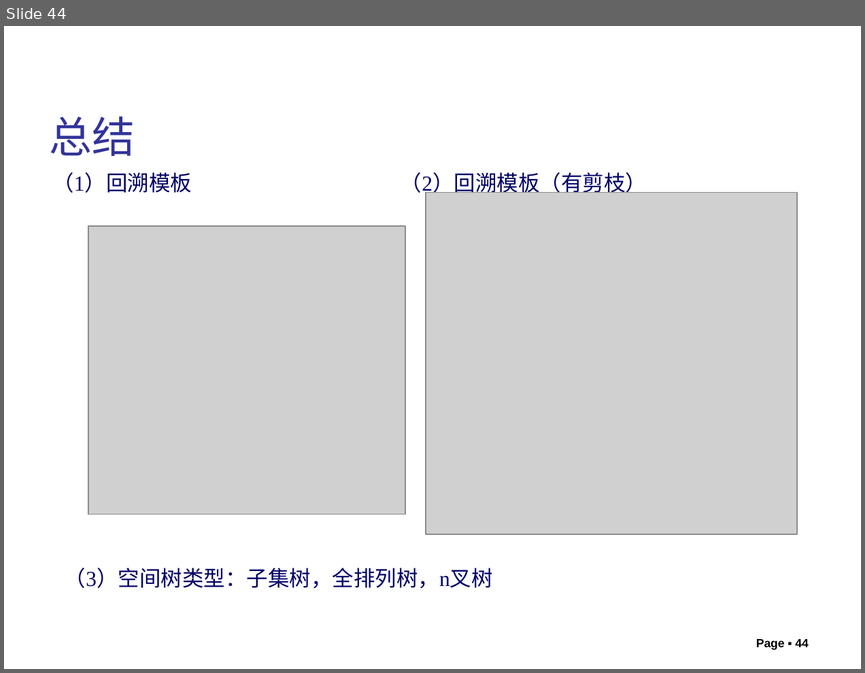
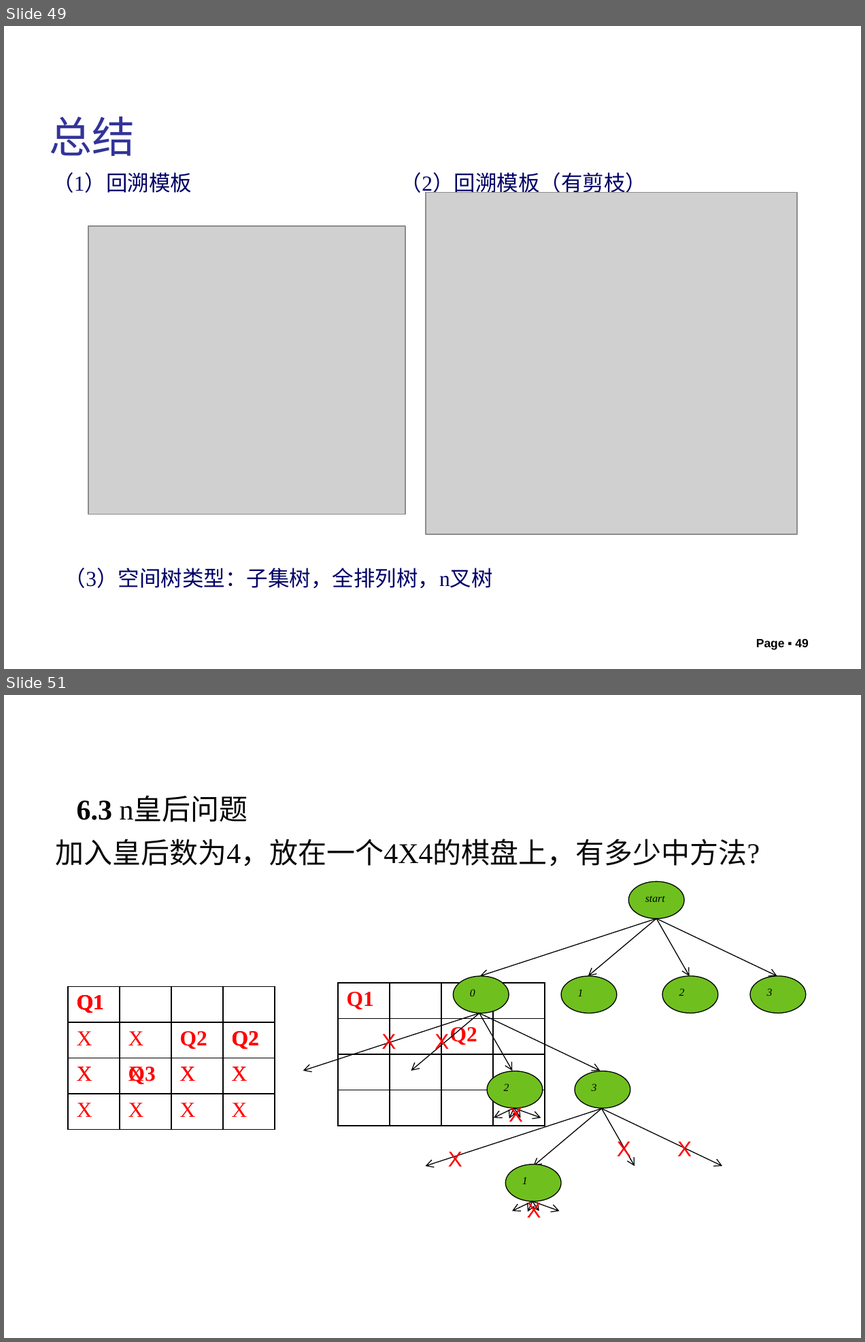
Before and after one commit to liutongling/DP, a slide deck: file/第6章 回朔法.pptx. Shown one above the other, each under a label of ours: slide 44 before the commit, slides 49 and 51 after it; the slides between them are not shown. The pictures are 865x673 and 865x1342 pixels, drawn with LibreOffice and Linux fonts; fonts in the diff are those of the drawing; grey boxes stand for pictures; background and template pictures are left out. Boxes give left, top, right and bottom in pixels: in the first picture for what was removed or moved away, otherwise in the second. Text is boxed around its words. In the diff, an @@ line names an element or a change of style, - is before the commit and + after.

```diff
--- a/file/第6章 回朔法.pptx
+++ b/file/第6章 回朔法.pptx
@@ slide 51 added at (4,695,861,1338), background #FFFFFF @@
@@ text added at (77,797,248,822), 24 pt, text #000000 @@
+6.3 n皇后问题
@@ text added at (55,838,759,866), 24 pt, text #080808 @@
+加入皇后数为4，放在一个4X4的棋盘上，有多少中方法?
@@ table added at (68,986,274,1130), 4 rows, 4 columns @@
+Q1 |  |  | 
+X | X |  | 
+ |  |  | 
+ |  |  | 
@@ table added at (68,986,274,1130), 4 rows, 4 columns @@
+Q1 |  |  | 
+ |  | Q2 | 
+X | X | X | X
+ |  |  | 
@@ table added at (68,986,274,1130), 4 rows, 4 columns @@
+Q1 |  |  | 
+ |  |  | Q2
+X |  |  | 
+ |  |  | 
@@ table added at (68,986,274,1130), 4 rows, 4 columns @@
+Q1 |  |  | 
+ |  |  | Q2
+ | Q3 |  | 
+X | X | X | X
@@ table added at (68,986,274,1130), 4 rows, 4 columns @@
+Q1 |  |  | 
+ |  |  | Q2
+ |  | X | X
+ |  |  | 
@@ table added at (338,983,544,1126), 4 rows, 4 columns @@
+Q1 |  |  | 
+ |  | Q2 | 
+ |  |  | 
+ |  |  | 
@@ text added at (381,1032,396,1053), 18 pt, text #FF0000 @@
+X
@@ text added at (434,1032,449,1053), 18 pt, text #FF0000 @@
+X
@@ text added at (509,1104,523,1125), 18 pt, text #FF0000 @@
+X
@@ text added at (617,1139,631,1160), 18 pt, text #FF0000 @@
+X
@@ text added at (677,1141,691,1156), 18 pt, text #FF0000 @@
+X
@@ text added at (448,1151,462,1166), 18 pt, text #FF0000 @@
+X
@@ text added at (527,1200,541,1217), 18 pt, text #FF0000 @@
+X
@@ group added at (303,881,806,1212): 20 arrows, 8 ellipses @@
+start
+0
+1
+2
+3
+2
+3
+1
@@ what was slide 44 is now slide 49 @@
@@ page number at (756,638,808,650): text changed @@
-Page ▪ 44
+Page ▪ 49
```
Also in this commit, not shown: 4 slides changed, 9 other slides added, 5 other files.
